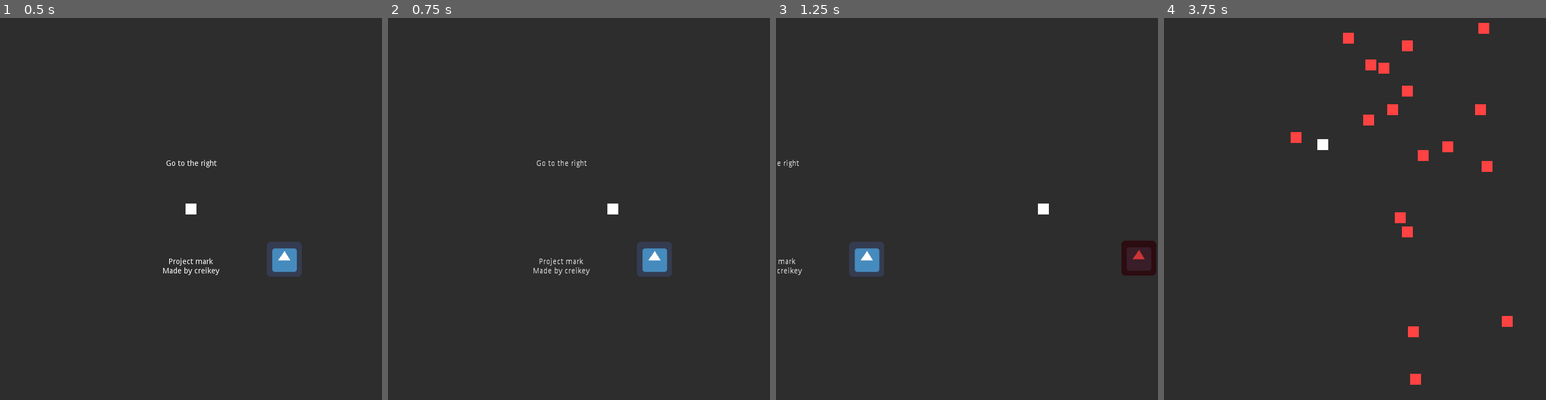
Above: before the commit, frames 1-4 (left to right).
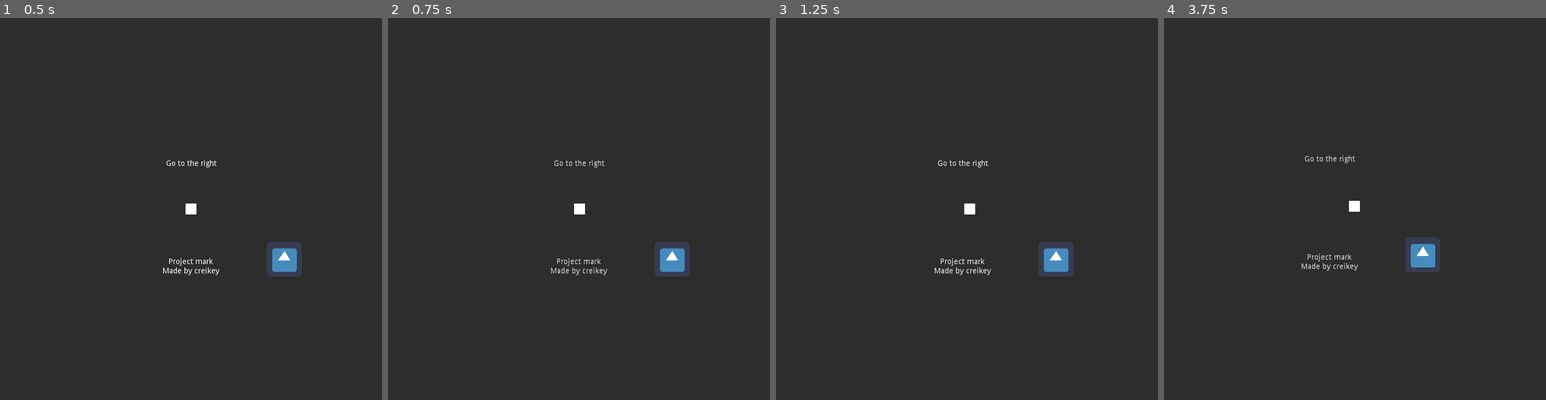
Above: after the commit, the same moments.

Repository: lajollagamesclub/project-mark
Game: Godot game, scene res://Main.tscn
Two runs of this game, one before a commit and one after it. Both use one fixed random seed, a clock stepped at 60 frames per second and the inputs below. The engine's default icon, where the game draws it, is replaced by a stand-in: a white triangle on a blue panel in a dark square.
Inputs:
- Up to frame 1 (0.5 s): no input
- Up to frame 2 (0.75 s): tap Enter at 0.5 s; hold D (g_right) from 0.53 s (still down)
- Up to frame 3 (1.25 s): keep holding D (g_right)
- Up to frame 4 (3.75 s): release D (g_right) at 1.28 s; hold S (g_down) 1.28-2.03 s; hold D (g_right) 2.03-2.78 s; hold W (g_up) 2.78-3.53 s; hold A (g_left) from 3.53 s (still down)

Frame 1 is identical in both runs. In frame 2, 1.6% of the frame differs, in the area x 38-79%, y 37-68%; in frame 3, 2.7%; in frame 4, 2.7%, in the area x 33-92%, y 1-96%.

Commit message:
Set up separate script for turning ship controls

Diff:
--- a/src/Player.tscn
+++ b/src/Player.tscn
@@ -1,15 +1,11 @@
 [gd_scene load_steps=3 format=2]
 
-[ext_resource path="res://Player.gd" type="Script" id=1]
+[ext_resource path="res://PlayerTurning.gd" type="Script" id=1]
 
 [sub_resource type="RectangleShape2D" id=1]
 
 [node name="Player" type="KinematicBody2D"]
 script = ExtResource( 1 )
-move_acceleration = 3000.0
-switching_acceleration = 12000.0
-move_decelleration = 1800.0
-maximum_velocity = 800.0
 
 [node name="ColorRect" type="ColorRect" parent="."]
 anchor_right = 1.0
--- /dev/null
+++ b/src/PlayerTurning.gd
@@ -0,0 +1,35 @@
+extends KinematicBody2D
+
+export var move_acceleration = 50.0
+export var switching_acceleration = 90.0
+export var move_decelleration = 80.0
+export var maximum_velocity = 1200.0
+
+var acceleration: Vector2 = Vector2()
+var velocity: Vector2 = Vector2()
+
+func _physics_process(delta):
+	var horizontal: int = int(Input.is_action_pressed("g_right")) - int(Input.is_action_pressed("g_left"))
+	var vertical: int = int(Input.is_action_pressed("g_down")) - int(Input.is_action_pressed("g_up"))
+
+	if abs(velocity.x) < move_decelleration*delta:
+		velocity.x = 0.0
+	if abs(velocity.y) < move_decelleration*delta:
+		velocity.y = 0.0
+	acceleration.x = calculate_acceleration(horizontal, delta, velocity.x)
+	acceleration.y = calculate_acceleration(vertical, delta, velocity.y)
+
+	velocity += acceleration*delta
+	velocity.x = clamp(velocity.x, -maximum_velocity, maximum_velocity)
+	velocity.y = clamp(velocity.y, -maximum_velocity, maximum_velocity)
+	velocity = move_and_slide(velocity)
+#	if get_nu
+
+func calculate_acceleration(input: int, delta: float, velocity: float) -> float:
+	if input == 0:
+		return -sign(velocity)*move_decelleration
+	else:
+		if sign(input) != sign(velocity):
+			return float(input)*switching_acceleration
+		else:
+			return float(input)*move_acceleration
